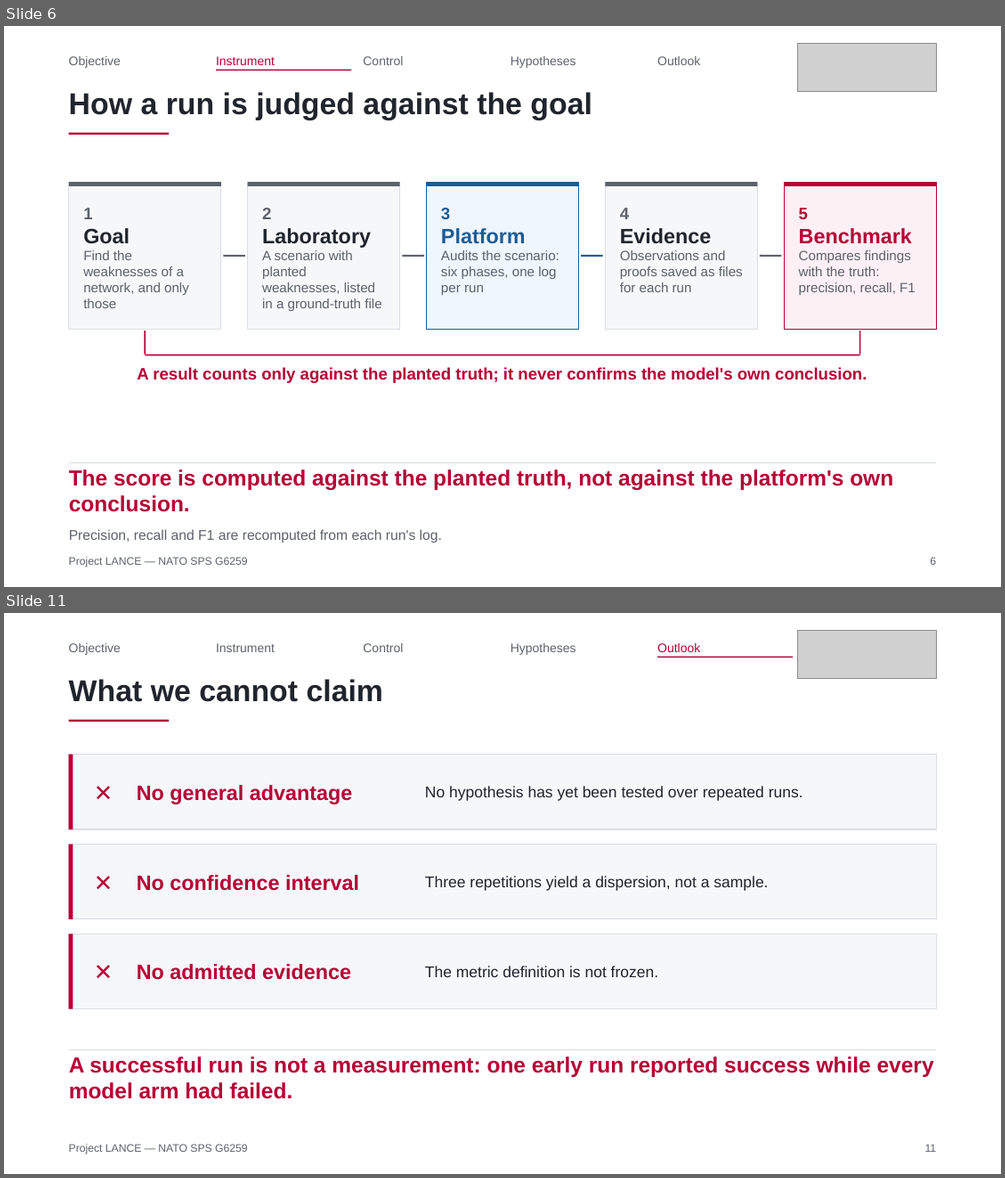
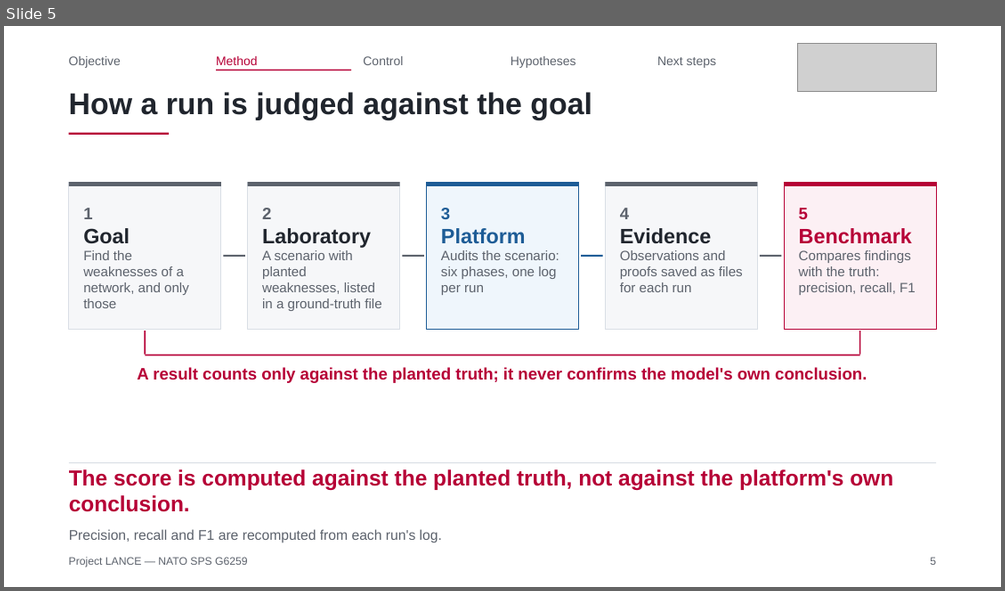
Before and after one commit to Tanguyvans/LANCE, a slide deck: objectifs/presentation-2026-10-23/slides.pptx. Shown one above the other, each under a label of ours: slides 6 and 11 before the commit, slide 5 after it; the slides between them are not shown. The pictures are 1005x1178 and 1005x591 pixels, drawn with LibreOffice and Linux fonts; fonts in the diff are those of the drawing; grey boxes stand for pictures. Boxes give left, top, right and bottom in pixels: in the first picture for what was removed or moved away, otherwise in the second. Text is boxed around its words. In the diff, an @@ line names an element or a change of style, - is before the commit and + after.

```diff
--- a/objectifs/presentation-2026-10-23/slides.pptx
+++ b/objectifs/presentation-2026-10-23/slides.pptx
@@ slide 11 removed at bbox=[4, 613, 1001, 1174], background #FFFFFF @@
@@ picture removed at bbox=[797, 631, 937, 679] @@
@@ text removed at bbox=[69, 643, 121, 655] @@
-Objective
@@ text removed at bbox=[216, 643, 275, 652] @@
-Instrument
@@ text removed at bbox=[363, 643, 403, 652] @@
-Control
@@ text removed at bbox=[510, 643, 576, 655] @@
-Hypotheses
@@ text removed at bbox=[657, 643, 700, 652] @@
-Outlook
@@ rectangle removed at bbox=[657, 657, 793, 657] @@
@@ text removed at bbox=[69, 679, 383, 702] @@
-What we cannot claim
@@ rectangle removed at bbox=[69, 720, 170, 722] @@
@@ rectangle removed at bbox=[69, 755, 937, 829] @@
@@ rectangle removed at bbox=[69, 755, 73, 829] @@
@@ text removed at bbox=[94, 755, 126, 829] @@
-✕
@@ text removed at bbox=[137, 785, 353, 804] @@
-No general advantage
@@ text removed at bbox=[425, 786, 803, 801] @@
-No hypothesis has yet been tested over repeated runs.
@@ rectangle removed at bbox=[69, 844, 937, 919] @@
@@ rectangle removed at bbox=[69, 844, 73, 919] @@
@@ text removed at bbox=[94, 844, 126, 919] @@
-✕
@@ text removed at bbox=[137, 875, 359, 891] @@
-No confidence interval
@@ text removed at bbox=[425, 876, 768, 891] @@
-Three repetitions yield a dispersion, not a sample.
@@ rectangle removed at bbox=[69, 933, 937, 1008] @@
@@ rectangle removed at bbox=[69, 933, 73, 1008] @@
@@ text removed at bbox=[94, 933, 126, 1008] @@
-✕
@@ text removed at bbox=[137, 964, 351, 980] @@
-No admitted evidence
@@ text removed at bbox=[425, 965, 658, 977] @@
-The metric definition is not frozen.
@@ rectangle removed at bbox=[69, 1049, 937, 1050] @@
@@ text removed at bbox=[69, 1056, 934, 1099] @@
-A successful run is not a measurement: one early run reported success while every model arm had failed.
@@ text removed at bbox=[69, 1143, 248, 1154] @@
-Project LANCE — NATO SPS G6259
@@ text removed at bbox=[925, 1143, 937, 1151] @@
-11
@@ what was slide 6 is now slide 5 @@
@@ slide 5 changed as well @@
@@ text at bbox=[216, 56, 258, 65]: text changed @@
-Instrument
+Method
@@ text at bbox=[657, 56, 716, 68]: text changed @@
-Outlook
+Next steps
```
Also in this commit, not shown: 9 other slides changed, 2 other slides removed, 3 other files.
